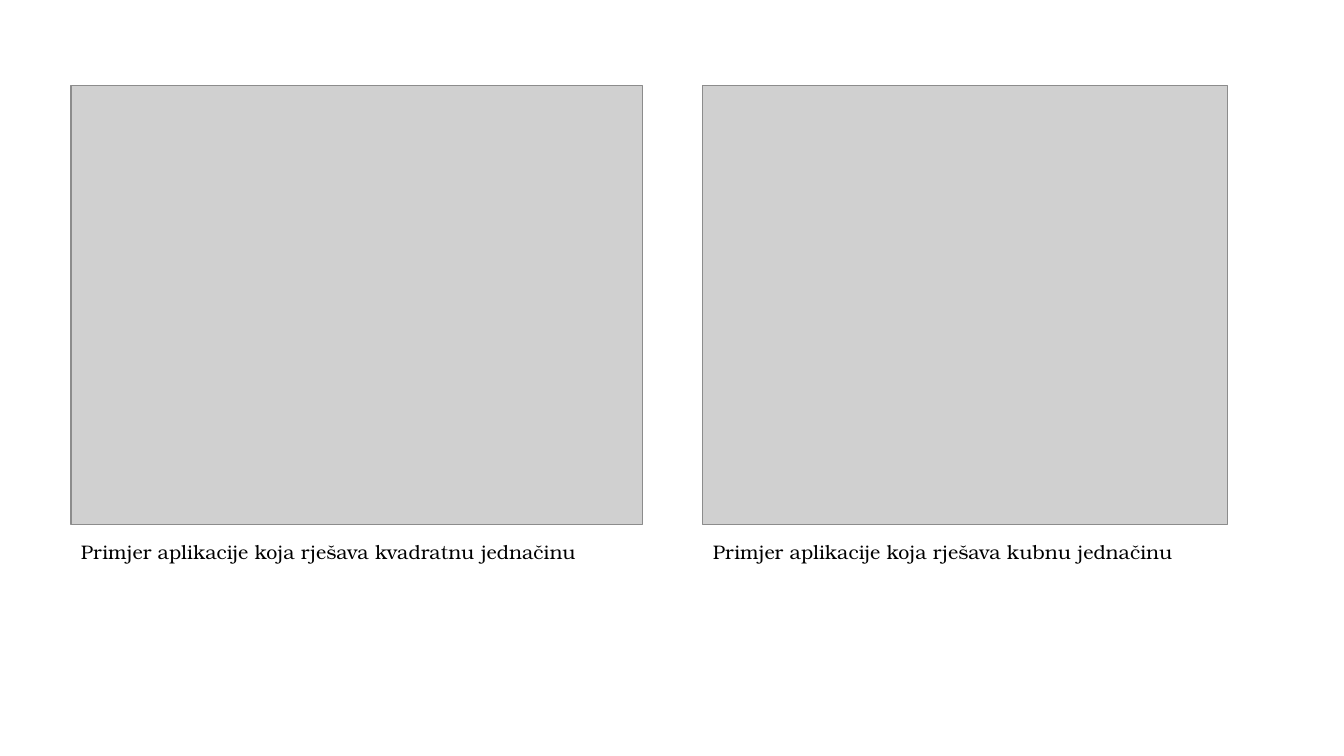
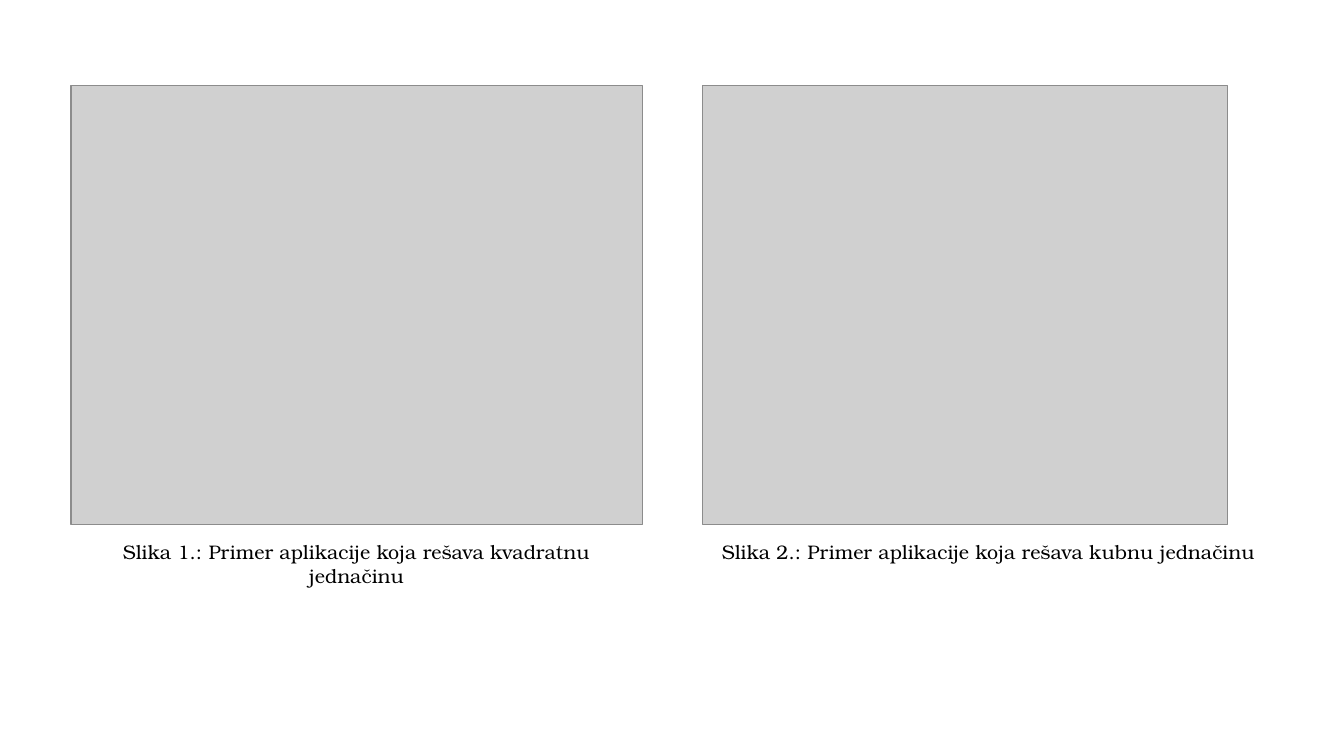
Before and after one commit to milanadapra/equation-solver, a slide deck: slide 4 of Prezentacija.pptx. Drawn at 1344x756 pixels with LibreOffice and Linux fonts; fonts in the diff are those of the drawing; grey boxes stand for pictures; background and template pictures are left out. Boxes give left, top, right and bottom in pixels: in the first picture for what was removed or moved away, otherwise in the second. Text is boxed around its words. In the diff, an @@ line names an element or a change of style, - is before the commit and + after.

```diff
--- a/Prezentacija.pptx
+++ b/Prezentacija.pptx
@@ text at [123,545,589,588]: text changed @@
-Primjer aplikacije koja rješava kvadratnu jednačinu
+Slika 1.: Primer aplikacije koja rešava kvadratnu jednačinu
@@ text at [722,545,1255,564]: text changed @@
-Primjer aplikacije koja rješava kubnu jednačinu
+Slika 2.: Primer aplikacije koja rešava kubnu jednačinu
```
Also in this commit, not shown: 7 other slides changed, 10 slides added, 1 slide removed.
